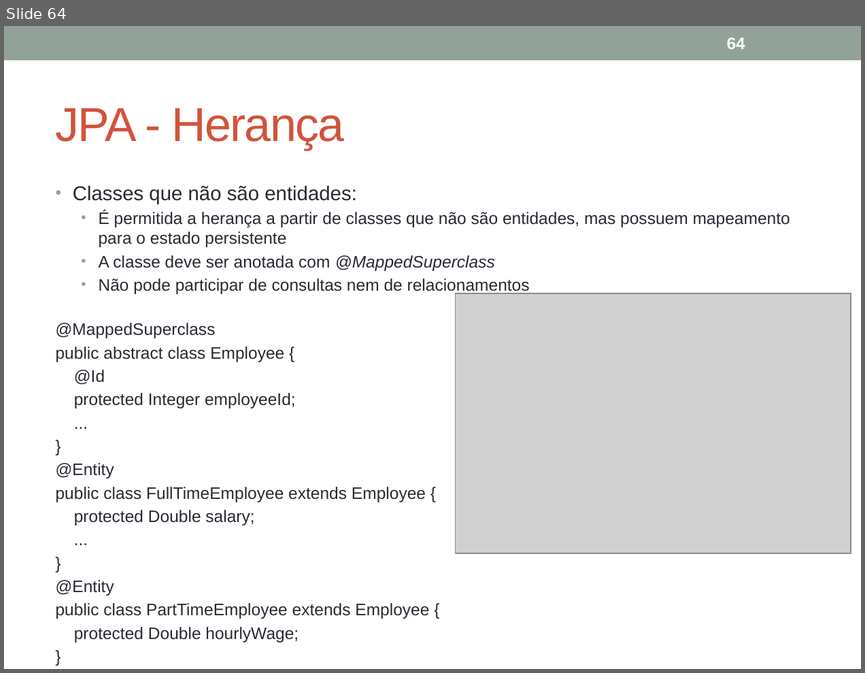
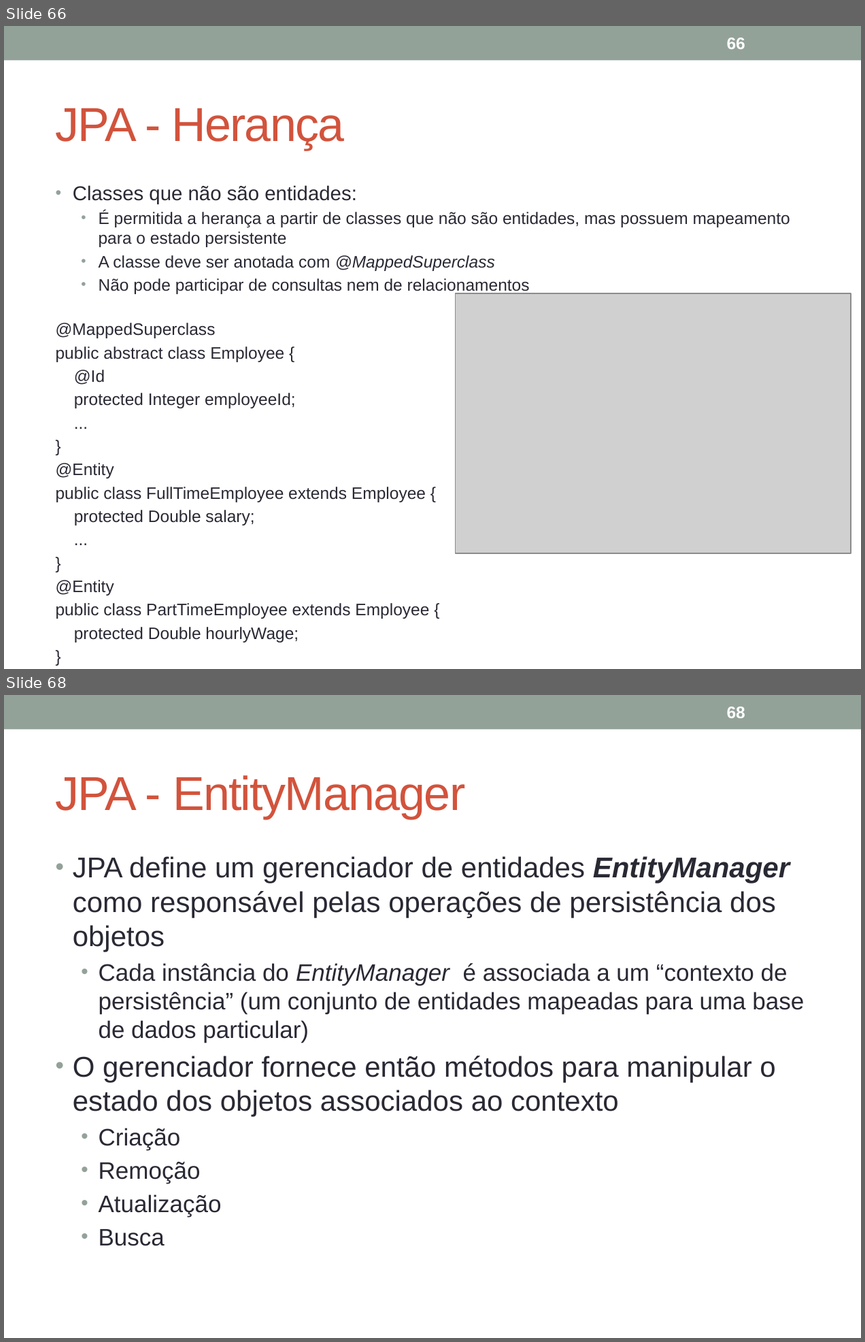
Before and after one commit to VanusaASilva/VanusaASilva, a slide deck: Material/JavaEE_JPA.pptx. Shown one above the other, each under a label of ours: slide 64 before the commit, slides 66 and 68 after it; the slides between them are not shown. The pictures are 865x673 and 865x1342 pixels, drawn with LibreOffice and Linux fonts; fonts in the diff are those of the drawing; grey boxes stand for pictures. Boxes give left, top, right and bottom in pixels: in the first picture for what was removed or moved away, otherwise in the second. Text is boxed around its words. In the diff, an @@ line names an element or a change of style, - is before the commit and + after.

Commit message:
EJB e JPA
Atualização dos ppts, docs e projetos Eclipse.

```diff
--- a/Material/JavaEE_JPA.pptx
+++ b/Material/JavaEE_JPA.pptx
@@ slide 68 added at <box>4,695,861,1338</box>, background #FFFFFF; not listed: 1 template element that a slide beside it also shows @@
@@ page number added at <box>727,707,745,718</box>, 14 pt, text #FFFFFF, bold @@
+68
@@ title added at <box>56,775,465,819</box>, 40 pt, text #D2533C @@
+JPA - EntityManager
@@ text added at <box>73,856,804,1246</box>, 24 pt, text #292934 @@
+• JPA define um gerenciador de entidades EntityManager como responsável pelas operações de persistência dos objetos
+  • Cada instância do EntityManager é associada a um “contexto de persistência” (um conjunto de entidades mapeadas para uma base de dados particular)
+• O gerenciador fornece então métodos para manipular o estado dos objetos associados ao contexto
+  • Criação
+  • Remoção
+  • Atualização
+  • Busca
@@ what was slide 64 is now slide 66 @@
@@ page number at <box>727,38,745,49</box>: text changed @@
-64
+66
```
Also in this commit, not shown: 1 slide changed, 91 other slides added, 55 other files.
